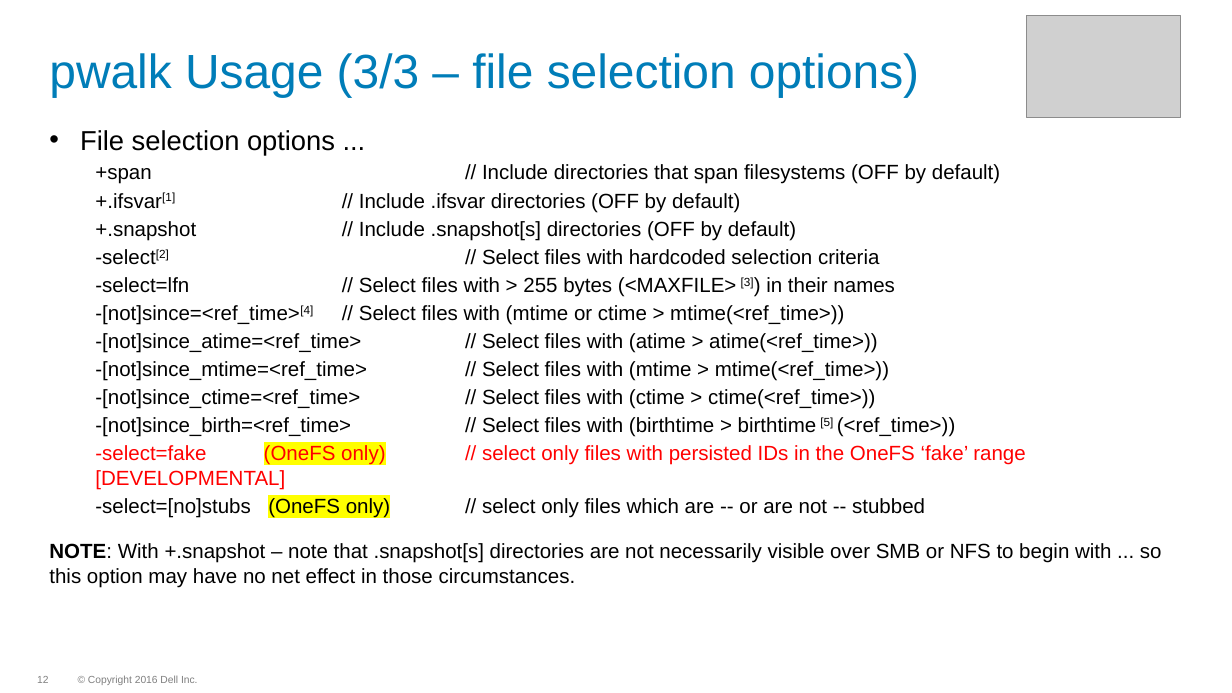
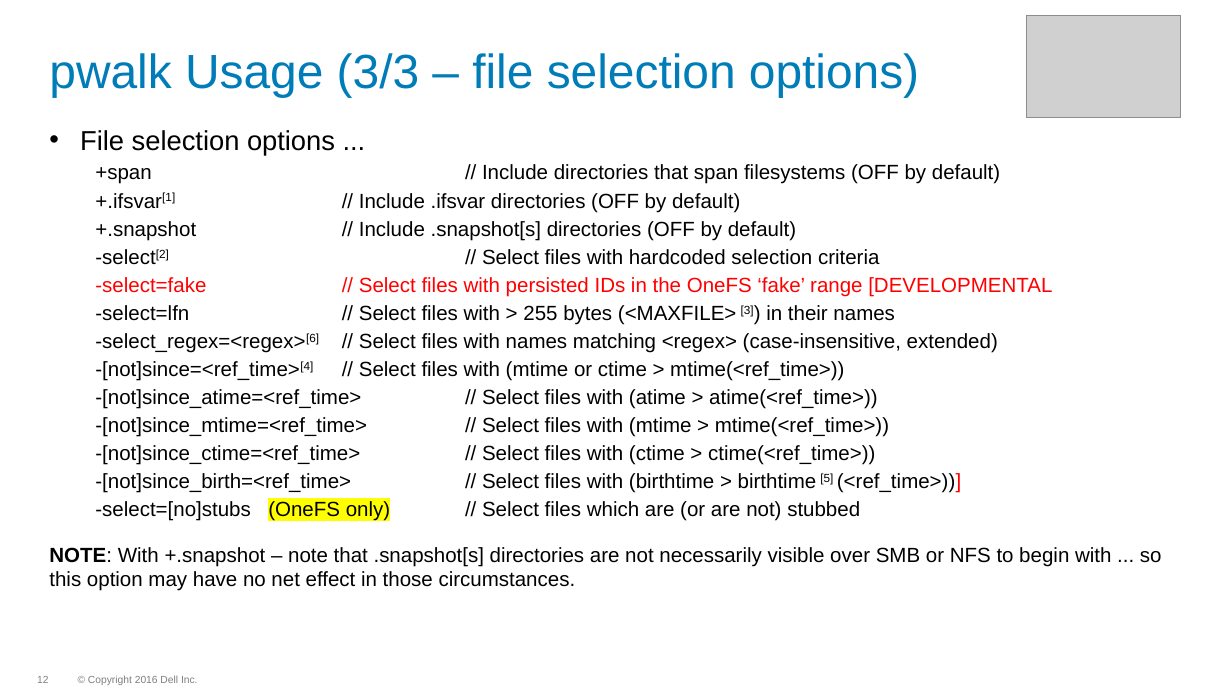
Before and after one commit to WhizBob/pwalk, a slide deck: slide 12 of doc/pwalk_slides.pptx. Drawn at 1232x693 pixels with LibreOffice and Linux fonts; fonts in the diff are those of the drawing; grey boxes stand for pictures; background and template pictures are left out. Boxes give left, top, right and bottom in pixels: in the first picture for what was removed or moved away, otherwise in the second. Text is boxed around its words. In the diff, an @@ line names an element or a change of style, - is before the commit and + after.

```diff
--- a/doc/pwalk_slides.pptx
+++ b/doc/pwalk_slides.pptx
@@ text at box(95, 277, 1052, 297): paragraph added @@
+  -select=fake // Select files with persisted IDs in the OneFS ‘fake’ range [DEVELOPMENTAL
@@ text at box(95, 333, 998, 353): paragraph added @@
+  -select_regex=<regex>[6] // Select files with names matching <regex> (case-insensitive, extended)
@@ text at box(95, 473, 961, 521): text changed @@
-  -[not]since_birth=<ref_time> // Select files with (birthtime > birthtime [5] (<ref_time>))
-  -select=fake (OneFS only) // select only files with persisted IDs in the OneFS ‘fake’ range [DEVELOPMENTAL]
-  -select=[no]stubs (OneFS only) // select only files which are -- or are not -- stubbed
+  -[not]since_birth=<ref_time> // Select files with (birthtime > birthtime [5] (<ref_time>))]
+  -select=[no]stubs (OneFS only) // Select files which are (or are not) stubbed
```
Also in this commit, not shown: 1 other slide changed, 6 other files.
